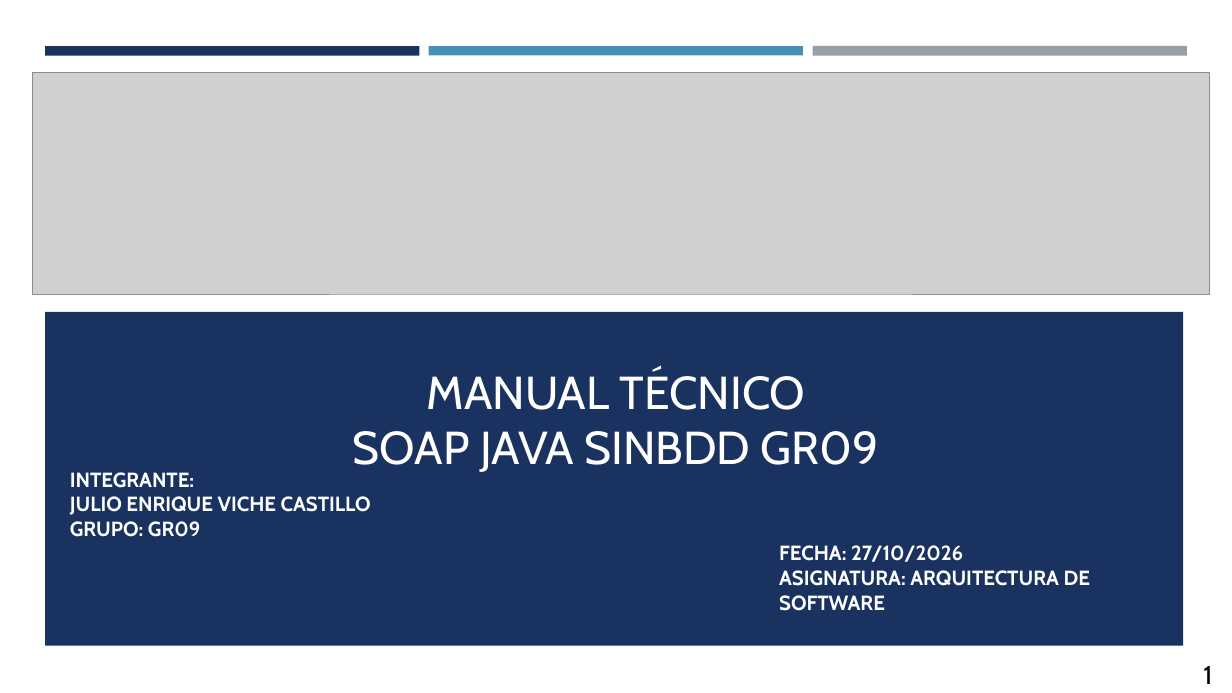
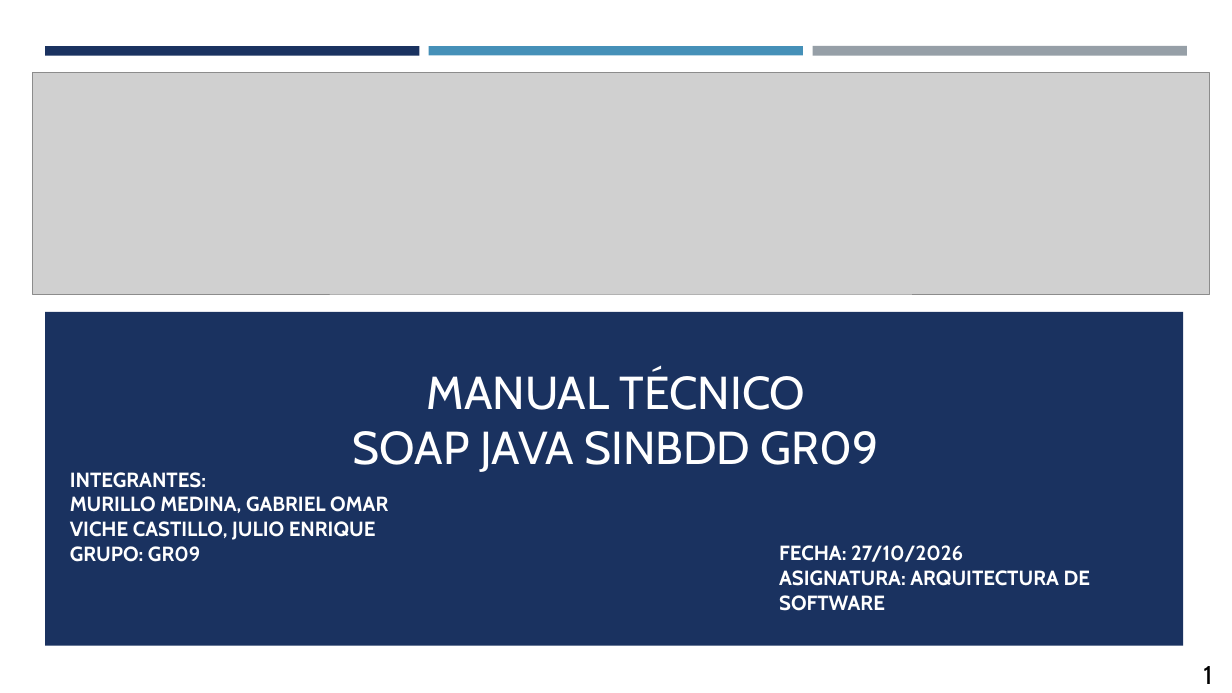
Before and after one commit to JulioViche/u1-sw-arch, a slide deck: slide 1 of TI.1.1. PAO202651_SOAP_JAVA_SINBDD_NRC36884_GR09/05. DOCUMENTACION/CONVUNI_SOAP_JAVA_GR09.pptx. Drawn at 1232x693 pixels with LibreOffice and Linux fonts; fonts in the diff are those of the drawing; grey boxes stand for pictures. Boxes give left, top, right and bottom in pixels: in the first picture for what was removed or moved away, otherwise in the second. Text is boxed around its words. In the diff, an @@ line names an element or a change of style, - is before the commit and + after.

Commit message:
docs(soap-java): completar manual y capturas de clientes
Actualiza el manual técnico y la presentación con capturas de los clientes de consola, escritorio, web y móvil, además de la evidencia del servidor y WSDL.

Conserva a Murillo Medina, Gabriel Omar y Viche Castillo, Julio Enrique en orden alfabético. Corrige las figuras del proyecto móvil y presenta LoginController y ConversionController como texto editable con sus rótulos y líneas legibles.

Incluye las capturas y la versión Markdown del manual. El DOCX se abrió en Word y se revisaron páginas renderizadas; la presentación se renderizó y no contiene marcadores de captura pendiente.

```diff
--- a/TI.1.1. PAO202651_SOAP_JAVA_SINBDD_NRC36884_GR09/05. DOCUMENTACION/CONVUNI_SOAP_JAVA_GR09.pptx
+++ b/TI.1.1. PAO202651_SOAP_JAVA_SINBDD_NRC36884_GR09/05. DOCUMENTACION/CONVUNI_SOAP_JAVA_GR09.pptx
@@ subtitle at [70,472,388,540]: text changed @@
-INTEGRANTE:
-JULIO ENRIQUE VICHE CASTILLO
+INTEGRANTES:
+MURILLO MEDINA, GABRIEL OMAR
+VICHE CASTILLO, JULIO ENRIQUE
```
Also in this commit, not shown: 15 other slides changed, 18 other files.
